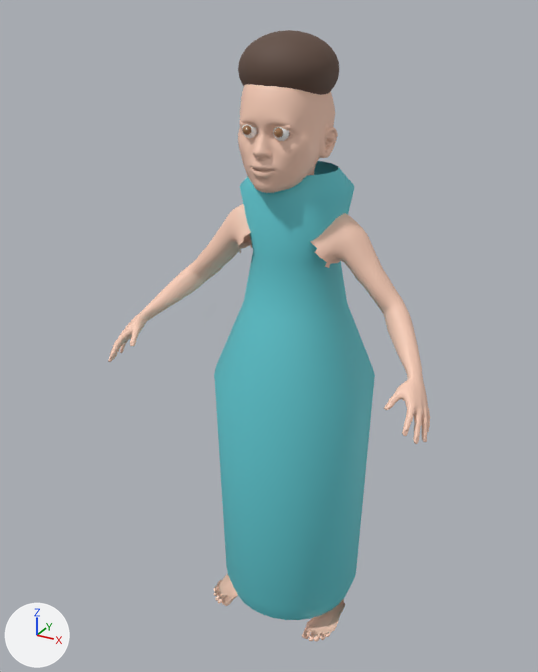
The glTF model public/chancla-duty/cc0/cast/luna-lod1.glb as it was, and as the next commit left it.
One viewpoint serves both versions: a camera (50 mm lens) standing at (0.904, -1.802, 1.822) and looking at (-0.065, -0.04, 0.942). Every picture has the same lights, and +X, +Y and +Z are marked at lower left. The picture after the commit comes second. Vertices at exactly the same position are counted once.

In view in the first picture: 'eye-white-L', 'eye-white-R', 'hair-cap', 'lid-L', 'lid-R', 'luna', 'luna-dress' and 2 more.
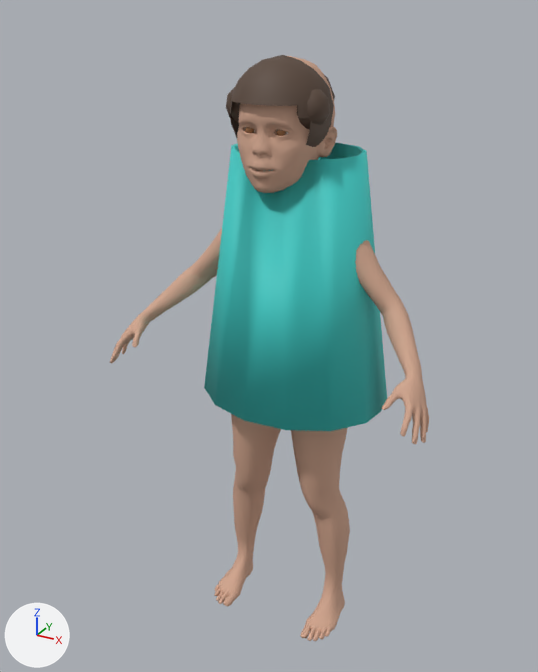
The change, as a list of edits to the scene's bpy script:
```text
Change mat_luna_skin:
    mat_luna_skin.base_color: (0.96, 0.62, 0.48) -> (0.64, 0.38, 0.27)  # beige #faceb8 -> beige #d1a68e
Change mat_luna_dress:
    where n0 = _N.new('ShaderNodeBsdfPrincipled'); n0.name = 'Principled BSDF'
    remove n0.inputs[0].default_value = (0.12, 0.6, 0.66, 1.0)  # 'Base Color', cyan #61cbd4
    n0.inputs[2].default_value: 0.62 -> 0.68  # 'Roughness'
    add n2 = _N.new('ShaderNodeMix'); n2.name = 'Mix'
    add n2.data_type = 'RGBA'
    add n2.blend_type = 'MULTIPLY'
    add n2.inputs[0].default_value = 1.0  # 'Factor'
    add n2.inputs[7].default_value = (0.05, 0.62, 0.58, 1.0)  # 'B', cyan #3fcec8
    add n3 = _N.new('ShaderNodeVertexColor'); n3.name = 'Color Attribute'
    add _L.new(n2.outputs[2], n0.inputs[0])  # 'Result' to 'Base Color'
    add _L.new(n3.outputs[0], n2.inputs[6])  # 'Color' to 'A'
Change me_base_001:
    remove me_base_001.from_pydata(...)  # 10252 vertices, 20080 faces; spans x -0.49..0.49, y -0.3..0.06, z 0.0..1.71
    add me_base_001.from_pydata(...)  # 6448 vertices, 12040 faces; spans x -0.48..0.48, y -0.3..0.09, z 0.0..1.72
    me_base_001 part 1: 876 vertices moved within x -0.48..0.48, y -0.3..0.03, z 0.0..1.65; 7303 vertices removed from x -0.49..0.49, y -0.3..0.06, z 0.0..1.71; 3499 vertices added at x -0.48..0.48, y -0.3..0.09, z 0.0..1.72
Remove ob_eye_white_l:
    ob_eye_white_l = bpy.data.objects.new('eye-white-L', me_sphere_011)
Remove ob_eye_white_r:
    ob_eye_white_r = bpy.data.objects.new('eye-white-R', me_sphere_016)
Remove ob_hair_cap:
    ob_hair_cap = bpy.data.objects.new('hair-cap', me_sphere_021)
Remove ob_luna_dress:
    ob_luna_dress = bpy.data.objects.new('luna-dress', me_luna_dress)
Add ob_puff_1:
    ob_puff_1 = bpy.data.objects.new('puff-1', me_sphere_039)  # 79 vertices, 129 faces; spans x 0.04..0.14, y -0.1673..-0.0674, z 1.5494..1.6538; in mat_luna_hair (brown #594538)
    ob_puff_1.location = (0.0, 0.0, 0.0)
Add ob_puff__1:
    ob_puff__1 = bpy.data.objects.new('puff--1', me_sphere_038)  # 79 vertices, 129 faces; spans x -0.14..-0.04, y -0.1673..-0.0674, z 1.5494..1.6538; in mat_luna_hair (brown #594538)
    ob_puff__1.location = (0.0, 0.0, 0.0)
Add ob_hair_back:
    ob_hair_back = bpy.data.objects.new('hair-back', me_sphere_036)  # 79 vertices, 129 faces; spans x -0.095..0.095, y -0.097..0.093, z 1.502..1.701; in mat_luna_hair (brown #594538)
    ob_hair_back.location = (0.0, 0.0, 0.0)
Add ob_hair:
    ob_hair = bpy.data.objects.new('hair', me_sphere_035)  # 162 vertices, 241 faces; spans x -0.13..0.13, y -0.219..0.038, z 1.453..1.72; in mat_luna_hair (brown #594538)
    ob_hair.location = (0.0, 0.0, 0.0)
Add ob_dress:
    ob_dress = bpy.data.objects.new('dress', me_cylinder_005)  # 53 vertices, 100 faces; spans x -0.285..0.28, y -0.234..0.235, z 0.761..1.482
    ob_dress.location = (0.0, 0.0, 0.0)
```

Where the change shows, as pixel boxes [x1, y1, x2, y2] in the pictures (538 x 672 px):
'luna-dress', deleted (cyan): before [214, 161, 375, 620]
'dress', added (cyan): after [204, 143, 387, 431]
'luna', recoloured, reshaped: before [108, 84, 430, 642]; after [110, 56, 429, 641]
'hair-cap', deleted (brown): before [238, 30, 339, 95]
'hair', added (brown): after [230, 55, 334, 147]
'puff-1', added (brown): after [297, 89, 330, 130]
'puff--1', added: after [226, 87, 240, 124]
'eye-white-L', deleted: before [273, 127, 289, 141]
'eye-white-R', deleted: before [242, 124, 257, 138]
'lid-L', recoloured: [273, 125, 291, 130] in both
'hair-back', added (mostly hidden): after [324, 75, 335, 99]
'lid-R', recoloured: [239, 122, 256, 128] in both
